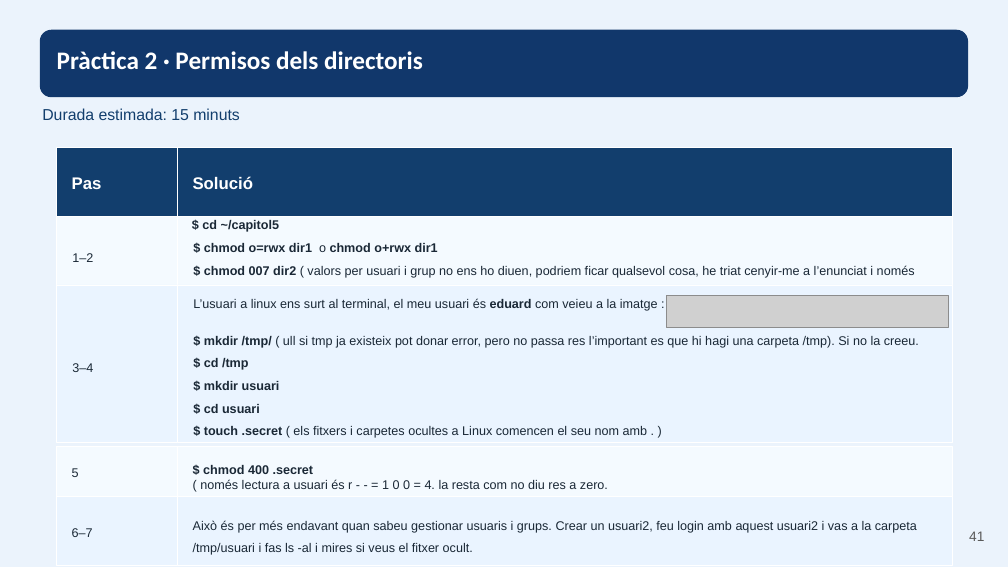
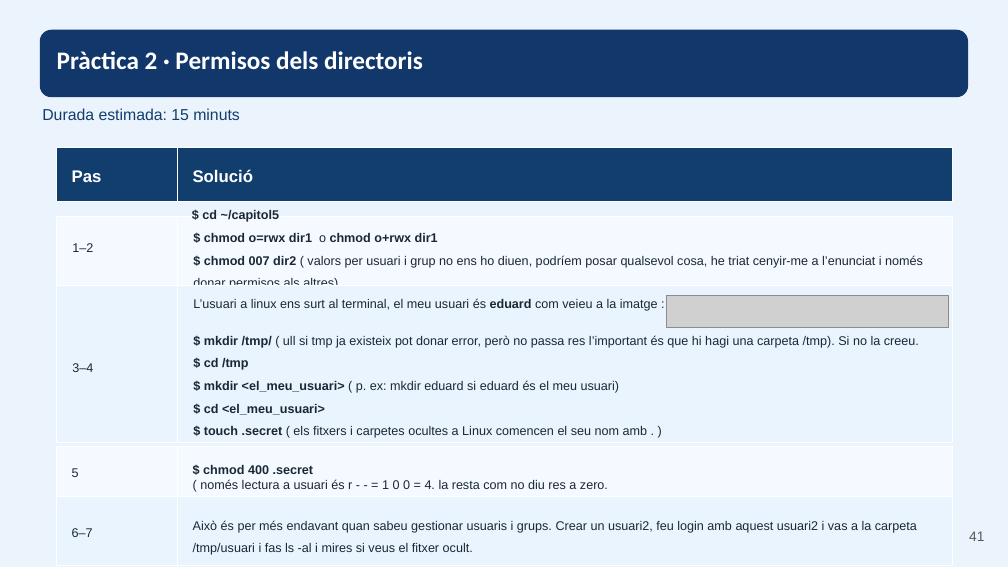
Before and after one commit to ejgutierrez74/smx-seguretat-informatica, a slide deck: slide 41 of materials-ra1/part-v.pptx. Drawn at 1008x567 pixels with LibreOffice and Linux fonts; fonts in the diff are those of the drawing; grey boxes stand for pictures. Boxes give left, top, right and bottom in pixels: in the first picture for what was removed or moved away, otherwise in the second. Text is boxed around its words. In the diff, an @@ line names an element or a change of style, - is before the commit and + after.

```diff
--- a/materials-ra1/part-v.pptx
+++ b/materials-ra1/part-v.pptx
@@ rectangle: place and size @@
-rectangle at box(56, 147, 177, 216)
+rectangle at box(56, 147, 177, 201)
@@ rectangle: place and size @@
-rectangle at box(177, 147, 953, 216)
+rectangle at box(177, 147, 953, 201)
@@ text "Pas": place and size @@
-text "Pas" at box(72, 177, 102, 189)
+text "Pas" at box(72, 170, 102, 182)
@@ text "Solució": place and size @@
-text "Solució" at box(193, 176, 254, 189)
+text "Solució" at box(193, 169, 254, 182)
@@ text "1–2": place and size @@
-text "1–2" at box(72, 253, 93, 262)
+text "1–2" at box(72, 243, 93, 252)
@@ text "$ cd ~/capitol5": place and size @@
-text "$ cd ~/capitol5" at box(193, 220, 915, 301)
+text "$ cd ~/capitol5" at box(193, 210, 923, 285)
@@ text at box(193, 255, 923, 285): text changed @@
-$ chmod 007 dir2 ( valors per usuari i grup no ens ho diuen, podriem ficar qualsevol cosa, he triat cenyir-me a l’enunciat i només donar permisos als altres)
+$ chmod 007 dir2 ( valors per usuari i grup no ens ho diuen, podríem posar qualsevol cosa, he triat cenyir-me a l’enunciat i només donar permisos als altres)
@@ text at box(204, 335, 919, 348): text changed @@
-$ mkdir /tmp/ ( ull si tmp ja existeix pot donar error, pero no passa res l’important es que hi hagi una carpeta /tmp). Si no la creeu.
+$ mkdir /tmp/ ( ull si tmp ja existeix pot donar error, però no passa res l’important és que hi hagi una carpeta /tmp). Si no la creeu.
@@ text at box(204, 380, 620, 415): text changed @@
-$ mkdir usuari
-$ cd usuari
+$ mkdir <el_meu_usuari> ( p. ex: mkdir eduard si eduard és el meu usuari)
+$ cd <el_meu_usuari>
```
Also in this commit, not shown: 10 other slides changed, 16 other files.
